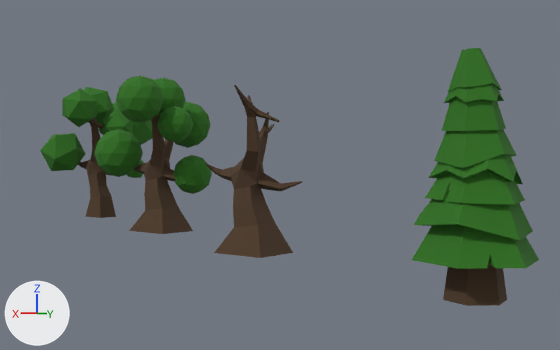
A saved change to the Blender file Objects/Trees/Trees.blend.
Both versions are drawn from a camera (50 mm lens) standing at (17.6, 17.4, 4.7) and looking at (-3.3, -17.1, 3.3). The lights are fixed; the arrows at lower left show +X, +Y and +Z.

Script lines for the objects in view, before the commit:
```python
ob_cube = bpy.data.objects.new('Cube', me_cube)
ob_cube.location = (0.0, -25.06, 1.11)
ob_cube.rotation_euler = (0.305, -0.456, -0.211)  # degrees (17, -26, -12)
ob_cube_001 = bpy.data.objects.new('Cube.001', me_cube_001)
ob_cube_001.location = (0.0, -13.97, 1.11)
ob_cube_001.rotation_euler = (0.305, -0.456, -0.211)  # degrees (17, -26, -12)
ob_cube_002 = bpy.data.objects.new('Cube.002', me_cube_002)
ob_cube_002.location = (0.0, -36.11, 1.11)
ob_cube_002.rotation_euler = (0.305, -0.456, -0.211)  # degrees (17, -26, -12)
ob_cylinder = bpy.data.objects.new('Cylinder', me_cylinder)
ob_cylinder.location = (0.0, 0.0, 0.96)
ob_cylinder_001 = bpy.data.objects.new('Cylinder.001', me_cylinder_001)
ob_cylinder_001.location = (0.0, 0.0, 2.208)
ob_cylinder_001.scale = (1.69, 1.69, 1.0)
ob_cylinder_002 = bpy.data.objects.new('Cylinder.002', me_cylinder_002)
ob_cylinder_002.location = (0.0, 0.0, 3.118)
ob_cylinder_002.rotation_euler = (-0.106, 0.0, 0.0)  # degrees (-6.1, 0, 0)
ob_cylinder_002.scale = (1.58, 1.58, 0.939)
ob_cylinder_004 = bpy.data.objects.new('Cylinder.004', me_cylinder_004)
ob_cylinder_004.location = (-0.123, -0.0758, 4.473)
ob_cylinder_004.rotation_euler = (0.0208, -0.0928, 0.0114)  # degrees (1.2, -5.3, 0.7)
ob_cylinder_004.scale = (1.26, 1.26, 0.829)
ob_cylinder_005 = bpy.data.objects.new('Cylinder.005', me_cylinder_005)
ob_cylinder_005.location = (0.0168, -0.0758, 5.189)
ob_cylinder_005.rotation_euler = (0.0225, 0.0558, 0.0114)  # degrees (1.3, 3.2, 0.7)
ob_cylinder_005.scale = (1.1, 1.09, 0.839)
ob_icosphere_008 = bpy.data.objects.new('Icosphere.008', me_icosphere_008)
ob_icosphere_008.parent = ob_cube_002
ob_icosphere_008.location = (0.429, -11.13, 7.6)
ob_icosphere_008.rotation_euler = (1.844, -2.567, 0.212)  # degrees (106, -147, 12)
ob_icosphere_008.scale = (1.44, 1.44, 1.44)
# also in view: 'Icosphere.012' at (2.1, -38.0, 4.4); 'Cylinder.008' at (0.0, -0.1, 7.0); 'Cylinder.003' at (0.0, 0.0, 3.7); 'Icosphere.004' at (-2.4, -26.7, 6.1); 'Icosphere' at (2.1, -23.1, 7.3)
```
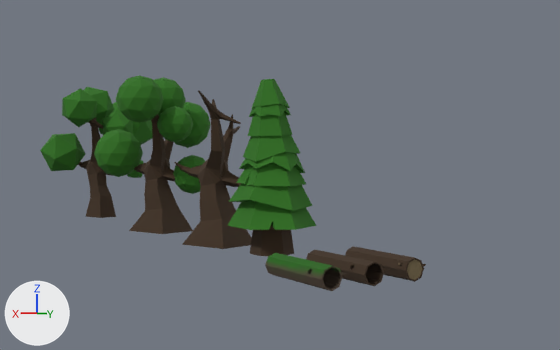
Pixel boxes (x1, y1, x2, y2) of what changed, in the pictures (560 x 350 px):
'Cube.001', recoloured, moved: before (205, 85, 302, 258); after (174, 90, 252, 249)
'Cylinder.001', moved: before (412, 224, 539, 269); after (227, 200, 317, 230)
'Cylinder.002', moved: before (414, 192, 533, 240); after (229, 184, 312, 211)
'Cylinder.003', moved: before (425, 170, 525, 204); after (236, 162, 306, 186)
'Cylinder.005', moved: before (434, 129, 517, 168); after (243, 135, 300, 162)
'Cylinder', recoloured, moved: before (443, 263, 507, 306); after (250, 225, 294, 256)
'Cylinder.006', moved: before (442, 97, 506, 131); after (248, 113, 292, 136)
'Cylinder.008', moved: before (448, 48, 502, 92); after (252, 79, 290, 109)
'Cylinder.004', moved: before (428, 155, 523, 184); after (239, 153, 305, 173)
'Cylinder.011', added: after (265, 253, 346, 291)
'Cylinder.010', added (brown): after (306, 250, 390, 286)
'Cylinder.009', added (brown): after (345, 246, 426, 282)
'Cylinder.007', moved: before (444, 84, 504, 103); after (249, 104, 291, 117)

Diff of the bpy script that builds the scene:
```diff
--- a/Objects/Trees/Trees.blend.py
+++ b/Objects/Trees/Trees.blend.py
@@ mat_wood @@
 mat_wood = principled_material('Wood')
-mat_wood.base_color = (0.0793, 0.0445, 0.0225)  # brown #503c29
+mat_wood.base_color = (0.0536, 0.0307, 0.016)  # brown #413122
 mat_wood.roughness = 1.0
@@ mat_wood_3 @@
+mat_wood_3 = bpy.data.materials.new('Wood 3')
+mat_wood_3.use_nodes = True; mat_wood_3.node_tree.nodes.clear()
+_N = mat_wood_3.node_tree.nodes; _L = mat_wood_3.node_tree.links
+n0 = _N.new('ShaderNodeBsdfPrincipled'); n0.name = 'Principled BSDF'
+n0.distribution = 'GGX'
+n0.subsurface_method = 'RANDOM_WALK_SKIN'
+n0.inputs[2].default_value = 0.95  # 'Roughness'
+n1 = _N.new('ShaderNodeOutputMaterial'); n1.name = 'Material Output'
+n2 = _N.new('ShaderNodeVertexColor'); n2.name = 'Vertex Color'
+_L.new(n0.outputs[0], n1.inputs[0])  # 'BSDF' to 'Surface'
+_L.new(n2.outputs[0], n0.inputs[0])  # 'Color' to 'Base Color'
@@ ob_cube_001 @@
 ob_cube_001 = bpy.data.objects.new('Cube.001', me_cube_001)
-ob_cube_001.location = (0.0, -13.97, 1.11)
+ob_cube_001.location = (0.0, -17.56, 1.11)
 ob_cube_001.rotation_euler = (0.305, -0.456, -0.211)  # degrees (17, -26, -12)
@@ ob_cylinder @@
 ob_cylinder = bpy.data.objects.new('Cylinder', me_cylinder)
+ob_cylinder.parent = ob_cylinder_008
+ob_cylinder.matrix_parent_inverse = Matrix(((1.738, 0.0221, -0.0966, 0.521), (-0.0177, 1.749, 0.082, -0.418), (0.0791, -0.0652, 1.409, -10.26), (0.0, 0.0, 0.0, 1.0)))
 ob_cylinder.location = (0.0, 0.0, 0.96)
@@ ob_cylinder_001 @@
 ob_cylinder_001 = bpy.data.objects.new('Cylinder.001', me_cylinder_001)
+ob_cylinder_001.parent = ob_cylinder_008
+ob_cylinder_001.matrix_parent_inverse = Matrix(((1.738, 0.0221, -0.0966, 0.521), (-0.0177, 1.749, 0.082, -0.418), (0.0791, -0.0652, 1.409, -10.26), (0.0, 0.0, 0.0, 1.0)))
 ob_cylinder_001.location = (0.0, 0.0, 2.208)
@@ ob_cylinder_002 @@
 ob_cylinder_002 = bpy.data.objects.new('Cylinder.002', me_cylinder_002)
+ob_cylinder_002.parent = ob_cylinder_008
+ob_cylinder_002.matrix_parent_inverse = Matrix(((1.738, 0.0221, -0.0966, 0.521), (-0.0177, 1.749, 0.082, -0.418), (0.0791, -0.0652, 1.409, -10.26), (0.0, 0.0, 0.0, 1.0)))
 ob_cylinder_002.location = (0.0, 0.0, 3.118)
@@ ob_cylinder_004 @@
 ob_cylinder_004 = bpy.data.objects.new('Cylinder.004', me_cylinder_004)
+ob_cylinder_004.parent = ob_cylinder_008
+ob_cylinder_004.matrix_parent_inverse = Matrix(((1.738, 0.0221, -0.0966, 0.521), (-0.0177, 1.749, 0.082, -0.418), (0.0791, -0.0652, 1.409, -10.26), (0.0, 0.0, 0.0, 1.0)))
 ob_cylinder_004.location = (-0.123, -0.0758, 4.473)
@@ ob_cylinder_005 @@
 ob_cylinder_005 = bpy.data.objects.new('Cylinder.005', me_cylinder_005)
+ob_cylinder_005.parent = ob_cylinder_008
+ob_cylinder_005.matrix_parent_inverse = Matrix(((1.738, 0.0221, -0.0966, 0.521), (-0.0177, 1.749, 0.082, -0.418), (0.0791, -0.0652, 1.409, -10.26), (0.0, 0.0, 0.0, 1.0)))
 ob_cylinder_005.location = (0.0168, -0.0758, 5.189)
@@ ob_cylinder_006 @@
 ob_cylinder_006 = bpy.data.objects.new('Cylinder.006', me_cylinder_006)
+ob_cylinder_006.parent = ob_cylinder_008
+ob_cylinder_006.matrix_parent_inverse = Matrix(((1.738, 0.0221, -0.0966, 0.521), (-0.0177, 1.749, 0.082, -0.418), (0.0791, -0.0652, 1.409, -10.26), (0.0, 0.0, 0.0, 1.0)))
 ob_cylinder_006.location = (0.105, -0.0394, 6.195)
@@ ob_cylinder_007 @@
 ob_cylinder_007 = bpy.data.objects.new('Cylinder.007', me_cylinder_007)
+ob_cylinder_007.parent = ob_cylinder_008
+ob_cylinder_007.matrix_parent_inverse = Matrix(((1.738, 0.0221, -0.0966, 0.521), (-0.0177, 1.749, 0.082, -0.418), (0.0791, -0.0652, 1.409, -10.26), (0.0, 0.0, 0.0, 1.0)))
 ob_cylinder_007.location = (0.105, -0.0394, 6.851)
@@ ob_cylinder_008 @@
 ob_cylinder_008 = bpy.data.objects.new('Cylinder.008', me_cylinder_008)
-ob_cylinder_008.location = (0.11, -0.1, 7.27)
+ob_cylinder_008.location = (0.11, -12.49, 7.27)
 ob_cylinder_008.rotation_euler = (0.0469, 0.0555, 0.0127)  # degrees (2.7, 3.2, 0.7)
@@ ob_cylinder_011 @@
+ob_cylinder_011 = bpy.data.objects.new('Cylinder.011', me_cylinder_011)  # 657 vertices, 635 faces; spans x -1.36..1.0, y -1.0..1.0, z -1.09..1.0
+ob_cylinder_011.location = (4.39, -3.1, 0.8)
+ob_cylinder_011.rotation_euler = (1.571, 0.0, 0.0)  # degrees (90, 0, 0)
+ob_cylinder_011.scale = (0.385, 0.385, 1.64)
@@ ob_cylinder_010 @@
+ob_cylinder_010 = bpy.data.objects.new('Cylinder.010', me_cylinder_010)  # 657 vertices, 635 faces; spans x -1.36..1.0, y -1.0..1.0, z -1.09..1.0; in mat_wood (brown #413122), mat_wood_2 (brown #78694b)
+ob_cylinder_010.location = (2.81, -3.1, 0.8)
+ob_cylinder_010.rotation_euler = (1.571, 0.0, 0.0)  # degrees (90, 0, 0)
+ob_cylinder_010.scale = (0.385, 0.385, 1.64)
@@ ob_cylinder_009 @@
+ob_cylinder_009 = bpy.data.objects.new('Cylinder.009', me_cylinder_009)  # 632 vertices, 614 faces; spans x -1.31..1.1, y -1.0..1.0, z -1.04..1.0; in mat_wood (brown #413122), mat_wood_2 (brown #78694b)
+ob_cylinder_009.location = (1.18, -3.1, 0.8)
+ob_cylinder_009.rotation_euler = (1.571, 0.0, 0.0)  # degrees (90, 0, 0)
+ob_cylinder_009.scale = (0.385, 0.385, 1.64)
```
